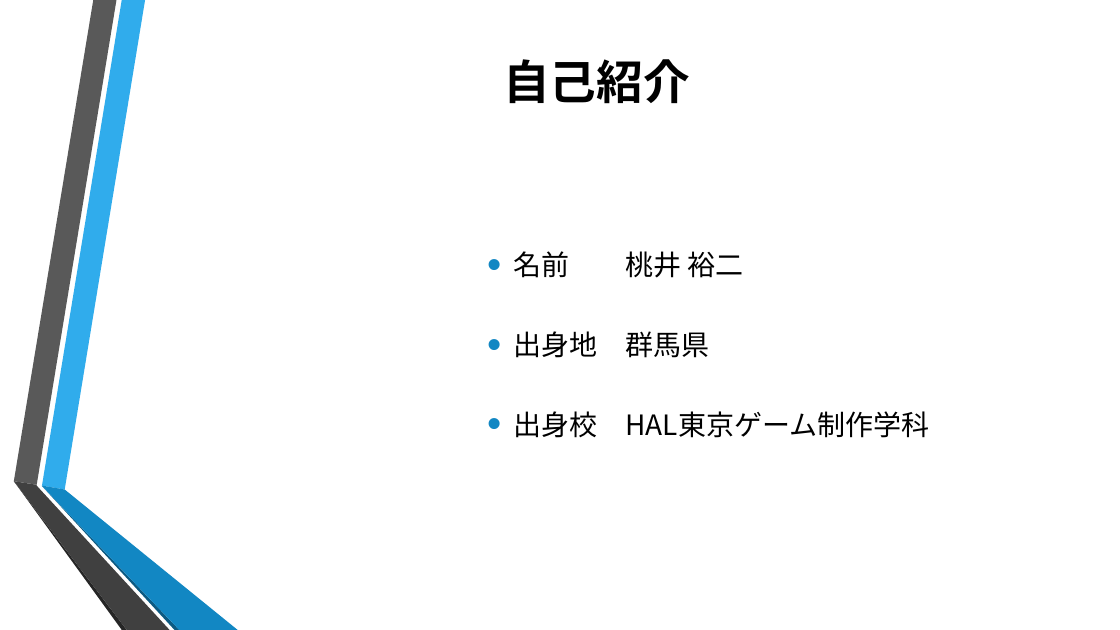
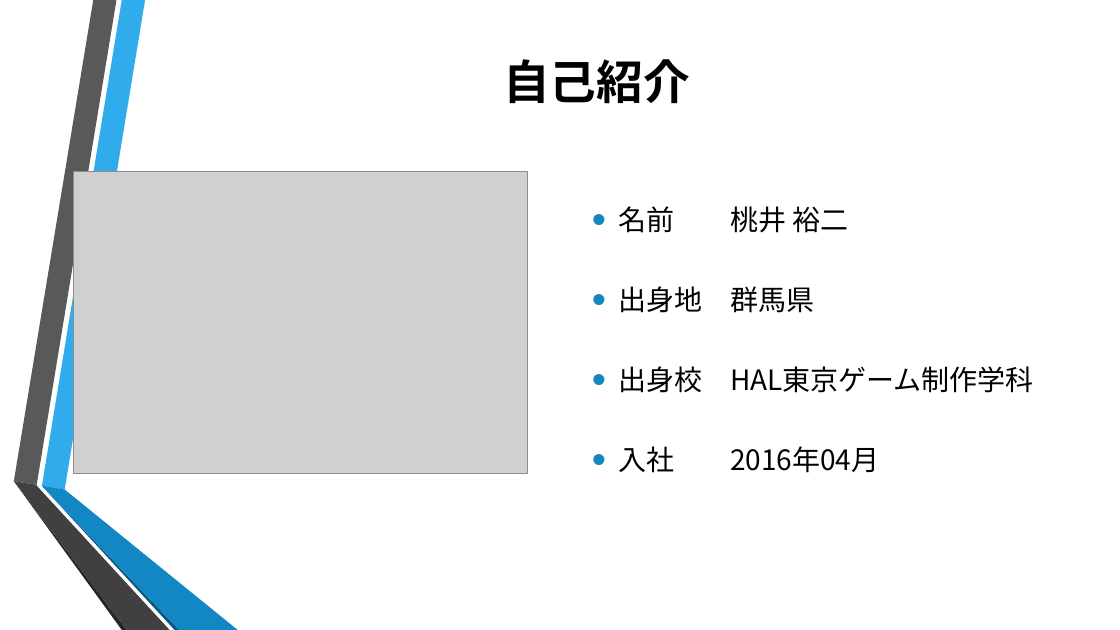
Before and after one commit to ColorSchemeSystem/1DaySummerIntern, a slide deck: slide 2 of 1day.pptx. Drawn at 1120x630 pixels with LibreOffice and Linux fonts; fonts in the diff are those of the drawing; grey boxes stand for pictures; background and template pictures are left out. Boxes give left, top, right and bottom in pixels: in the first picture for what was removed or moved away, otherwise in the second. Text is boxed around its words. In the diff, an @@ line names an element or a change of style, - is before the commit and + after.

```diff
--- a/1day.pptx
+++ b/1day.pptx
@@ text "名前 桃井 裕二": place and size @@
-text "名前 桃井 裕二" at bbox=[513, 251, 929, 438]
+text "名前 桃井 裕二" at bbox=[618, 206, 1034, 473]
@@ picture added at bbox=[73, 171, 528, 474] @@
@@ text at bbox=[618, 446, 879, 473]: paragraph added @@
+• 入社 2016年04月
```
Also in this commit, not shown: 1 other file.
